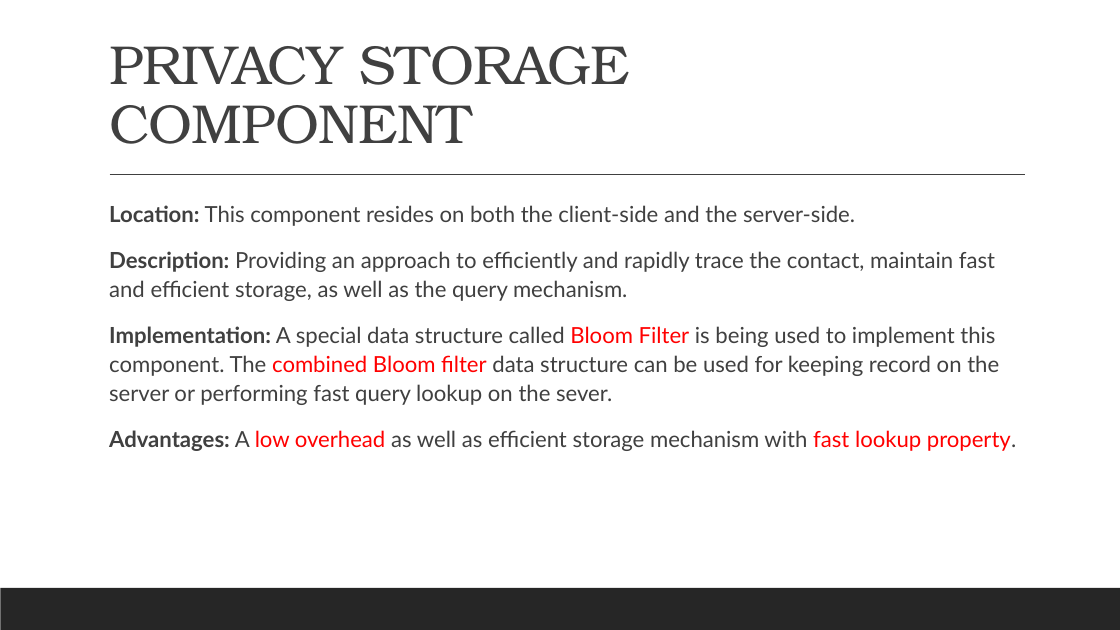
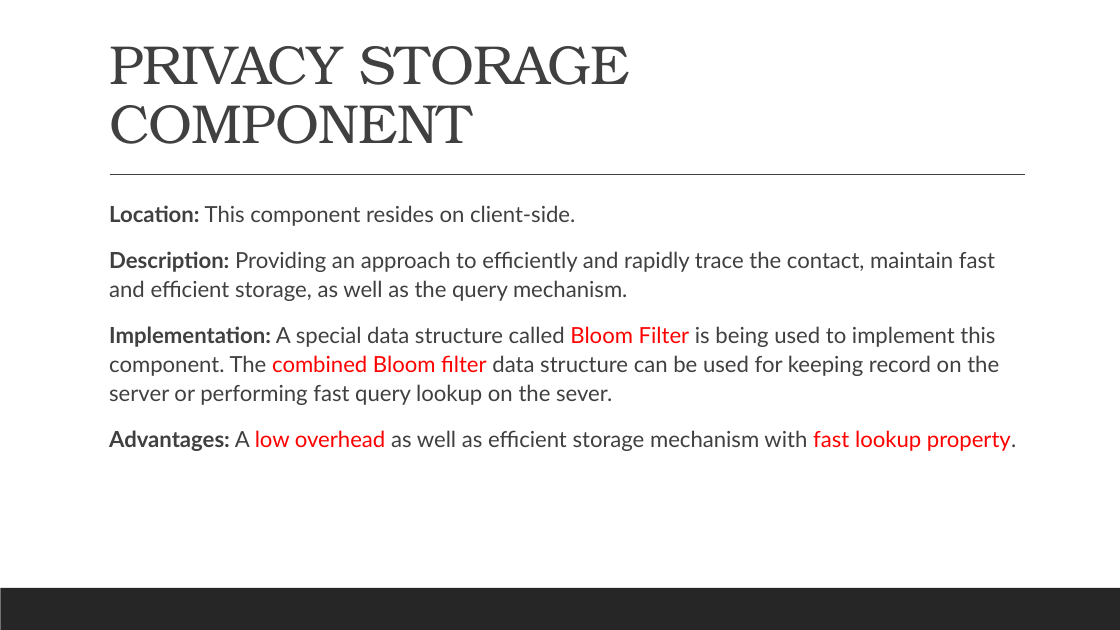
Before and after one commit to realprocrastinator/dimy-project, a slide deck: slide 5 of mid-term-pre/presentation_slides_v2.pptx. Drawn at 1120x630 pixels with LibreOffice and Linux fonts; fonts in the diff are those of the drawing. Boxes give left, top, right and bottom in pixels: in the first picture for what was removed or moved away, otherwise in the second. Text is boxed around its words. In the diff, an @@ line names an element or a change of style, - is before the commit and + after.

```diff
--- a/mid-term-pre/presentation_slides_v2.pptx
+++ b/mid-term-pre/presentation_slides_v2.pptx
@@ text at (109, 205, 575, 226): text changed @@
-  Location: This component resides on both the client-side and the server-side.
+  Location: This component resides on client-side.
```
Also in this commit, not shown: 15 other files.
